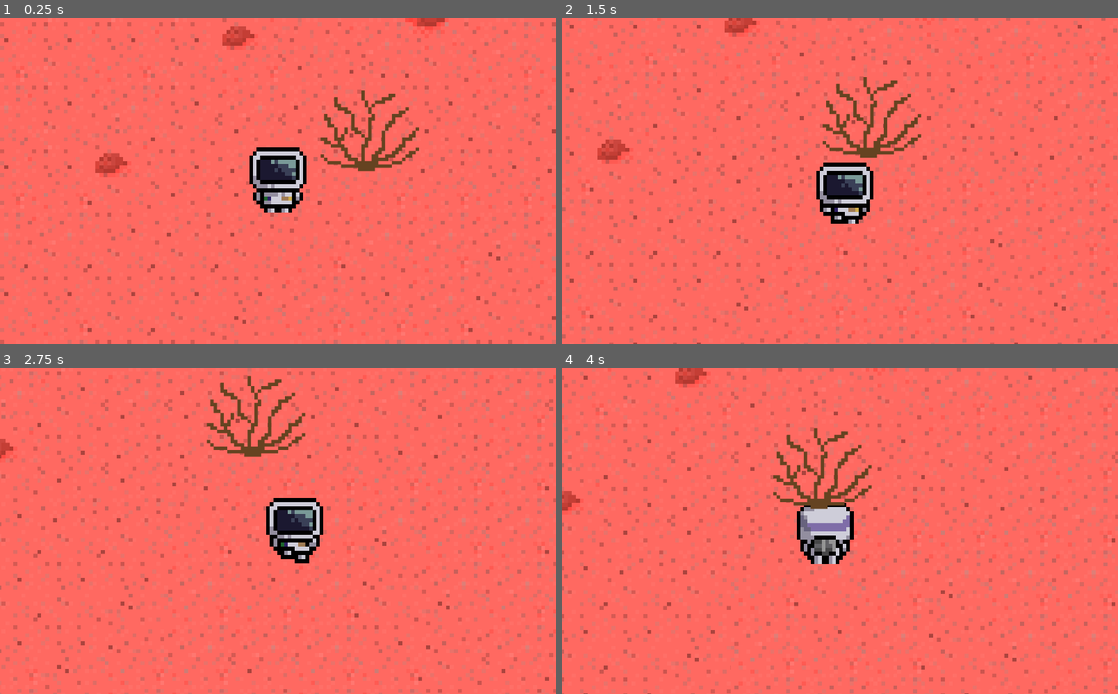
Above: before the commit, frames 1-4 (two rows, left to right).
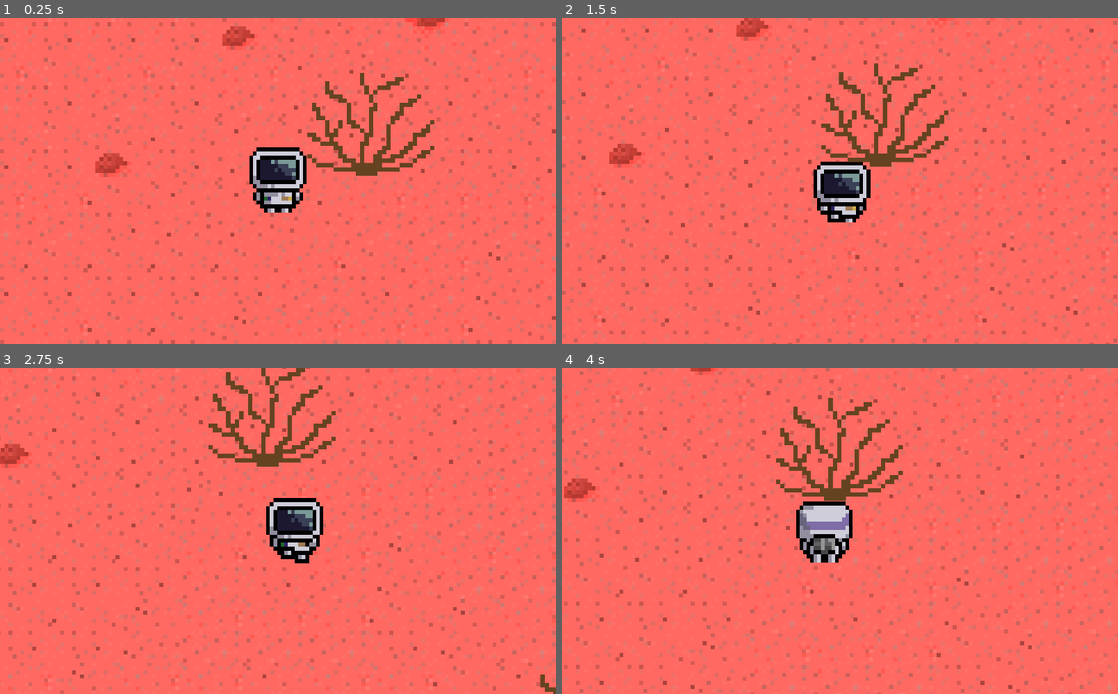
Above: after the commit, the same moments.

Repository: neo238/LeporisB
Game: Godot game, scene res://scenes/levels/Lvl2.tscn
Two runs of this game, one before a commit and one after it. Both use one fixed random seed, a clock stepped at 60 frames per second and the inputs below. This scene is started directly instead of the project's main scene.
Inputs:
- Up to frame 1 (0.25 s): no input
- Up to frame 2 (1.5 s): tap Enter at 0.5 s; hold Right (right) 0.53-1.28 s; hold Shift (shift) 0.53-1.28 s; hold S (down) from 1.28 s (still down); tap Shift (shift) at 1.35 s
- Up to frame 3 (2.75 s): release S (down) at 2.03 s; hold Right (right) from 2.03 s (still down); hold Shift (shift) from 2.03 s (still down)
- Up to frame 4 (4 s): release Right (right) at 2.78 s; release Shift (shift) at 2.78 s; hold Up (up) 2.78-3.53 s; tap Shift (shift) at 2.85 s; hold Left (left) from 3.53 s (still down); hold Shift (shift) from 3.53 s (still down)

The runs differ from the first frame. In frame 1, 2.1% of the frame differs, in the area x 55-79%, y 16-49%; in frame 2, 16%, in the area x 0-100%, y 0-100%; in frame 3, 15%; in frame 4, 16%.

Commit message:
Pre-Alpha 0.0.4 - Teleporters ready and some other tweaks.

Diff:
--- /dev/null
+++ b/Project/scenes/assets/Activate.tscn
@@ -0,0 +1,13 @@
+[gd_scene load_steps=2 format=2]
+
+[sub_resource type="RectangleShape2D" id=1]
+extents = Vector2( 173.696, 192.454 )
+
+[node name="Area2D" type="Area2D"]
+position = Vector2( 683.911, -1521.92 )
+__meta__ = {
+"_edit_group_": true
+}
+
+[node name="CollisionShape2D" type="CollisionShape2D" parent="."]
+shape = SubResource( 1 )
--- a/Project/scenes/assets/Character.tscn
+++ b/Project/scenes/assets/Character.tscn
@@ -23,31 +23,12 @@
 [ext_resource path="res://textures/anim/forwardrun/fr2.png" type="Texture" id=21]
 [ext_resource path="res://audio/sfx/walking_gravel_short.wav" type="AudioStream" id=22]
 
-[sub_resource type="CapsuleShape2D" id=1]
-radius = 116.364
-height = 16.0
-
-[sub_resource type="SpriteFrames" id=2]
+[sub_resource type="SpriteFrames" id=1]
 animations = [ {
 "frames": [ ExtResource( 12 ), ExtResource( 11 ) ],
 "loop": true,
 "name": "idle",
 "speed": 1.0
-}, {
-"frames": [ ExtResource( 5 ), ExtResource( 2 ), ExtResource( 3 ), ExtResource( 4 ) ],
-"loop": true,
-"name": "walk",
-"speed": 6.0
-}, {
-"frames": [ ExtResource( 20 ), ExtResource( 21 ), ExtResource( 18 ), ExtResource( 19 ) ],
-"loop": true,
-"name": "frun",
-"speed": 6.0
-}, {
-"frames": [ ExtResource( 7 ), ExtResource( 6 ), ExtResource( 9 ), ExtResource( 8 ) ],
-"loop": true,
-"name": "forward",
-"speed": 6.0
 }, {
 "frames": [ ExtResource( 14 ), ExtResource( 15 ), ExtResource( 17 ), ExtResource( 16 ) ],
 "loop": true,
@@ -58,9 +39,24 @@
 "loop": true,
 "name": "fidle",
 "speed": 1.0
+}, {
+"frames": [ ExtResource( 7 ), ExtResource( 6 ), ExtResource( 9 ), ExtResource( 8 ) ],
+"loop": true,
+"name": "forward",
+"speed": 6.0
+}, {
+"frames": [ ExtResource( 20 ), ExtResource( 21 ), ExtResource( 18 ), ExtResource( 19 ) ],
+"loop": true,
+"name": "frun",
+"speed": 6.0
+}, {
+"frames": [ ExtResource( 5 ), ExtResource( 2 ), ExtResource( 3 ), ExtResource( 4 ) ],
+"loop": true,
+"name": "walk",
+"speed": 6.0
 } ]
 
-[sub_resource type="Animation" id=4]
+[sub_resource type="Animation" id=2]
 resource_name = "Run"
 length = 0.35
 tracks/0/type = "audio"
@@ -96,18 +92,22 @@
 "times": PoolRealArray( 0 )
 }
 
+[sub_resource type="RectangleShape2D" id=4]
+extents = Vector2( 119.517, 85.9803 )
+
+[sub_resource type="CapsuleShape2D" id=5]
+radius = 124.856
+height = 0.0
+
 [node name="Character" type="Node2D"]
 
 [node name="Player" type="KinematicBody2D" parent="."]
 script = ExtResource( 1 )
 
-[node name="CollisionShape2D" type="CollisionShape2D" parent="Player"]
-shape = SubResource( 1 )
-
 [node name="Sprite" type="AnimatedSprite" parent="Player"]
 position = Vector2( 7.39098e-06, -4.13896 )
 scale = Vector2( 0.566667, 0.649421 )
-frames = SubResource( 2 )
+frames = SubResource( 1 )
 animation = "frun"
 
 [node name="Camera2D" type="Camera2D" parent="Player"]
@@ -126,5 +126,13 @@
 pitch_scale = 1.02
 
 [node name="AnimationPlayer" type="AnimationPlayer" parent="Player"]
-anims/Run = SubResource( 4 )
+anims/Run = SubResource( 2 )
 anims/SFX = SubResource( 3 )
+
+[node name="CollisionShape2D" type="CollisionShape2D" parent="Player"]
+position = Vector2( -2.66968, -36.0407 )
+shape = SubResource( 4 )
+
+[node name="CollisionShape2D2" type="CollisionShape2D" parent="Player"]
+position = Vector2( 1.33484, 29.3665 )
+shape = SubResource( 5 )
--- a/Project/scenes/assets/DeadBush.tscn
+++ b/Project/scenes/assets/DeadBush.tscn
@@ -1,20 +1,27 @@
-[gd_scene load_steps=3 format=2]
+[gd_scene load_steps=4 format=2]
 
 [ext_resource path="res://textures/objects/DeadBush2.png" type="Texture" id=1]
 
 [sub_resource type="CapsuleShape2D" id=1]
-radius = 164.491
+radius = 100.31
 height = 0.0
+
+[sub_resource type="RectangleShape2D" id=2]
+extents = Vector2( 67.5516, 88.097 )
 
 [node name="DeadBush" type="Node2D"]
 position = Vector2( 427.164, -222.655 )
 
 [node name="Bush" type="Sprite" parent="."]
-position = Vector2( 20.836, 30.6548 )
-scale = Vector2( 3.25, 3.21929 )
+position = Vector2( 28.6337, 12.9242 )
+scale = Vector2( 1.10444, 1.081 )
 texture = ExtResource( 1 )
 
 [node name="StaticBody2D" type="StaticBody2D" parent="."]
 
 [node name="CollisionShape2D" type="CollisionShape2D" parent="StaticBody2D"]
 shape = SubResource( 1 )
+
+[node name="CollisionShape2D2" type="CollisionShape2D" parent="StaticBody2D"]
+position = Vector2( -3.77979, 129.772 )
+shape = SubResource( 2 )
--- a/Project/scenes/assets/Teleporter.tscn
+++ b/Project/scenes/assets/Teleporter.tscn
@@ -1,34 +1,24 @@
 [gd_scene load_steps=4 format=2]
 
 [ext_resource path="res://textures/objects/savepoint/save_point_1.png" type="Texture" id=1]
-[ext_resource path="res://scripts/Teleport.gd" type="Script" id=2]
-
-[sub_resource type="CapsuleShape2D" id=1]
-radius = 592.179
-height = 272.744
+[ext_resource path="res://scripts/teleporters/tele1.gd" type="Script" id=2]
+[ext_resource path="res://scenes/assets/Activate.tscn" type="PackedScene" id=3]
 
 [node name="Teleporter" type="Node2D"]
 
 [node name="save_point_1" type="Sprite" parent="."]
-position = Vector2( 2.08221, -1.98935 )
-scale = Vector2( 0.772019, 0.820242 )
+position = Vector2( 5.0885, -5.96046e-08 )
+scale = Vector2( 0.852463, 0.901374 )
 texture = ExtResource( 1 )
 
-[node name="StaticBody2D" type="StaticBody2D" parent="."]
-
-[node name="CollisionShape2D2" type="CollisionShape2D" parent="StaticBody2D"]
-position = Vector2( 0.0769653, 0.127594 )
-rotation = -1.57079
-scale = Vector2( 0.504107, 0.504107 )
-shape = SubResource( 1 )
-
-[node name="Area2D" type="Area2D" parent="."]
+[node name="Area2D2" parent="." instance=ExtResource( 3 )]
+position = Vector2( 0, 0 )
 script = ExtResource( 2 )
 
-[node name="CollisionShape2D" type="CollisionShape2D" parent="Area2D"]
-position = Vector2( 0.0769653, 0.127594 )
-rotation = -1.57079
-scale = Vector2( 0.504107, 0.504107 )
-shape = SubResource( 1 )
-one_way_collision_margin = 128.0
-[connection signal="area_entered" from="Area2D" to="Area2D" method="_on_Area2D_area_entered"]
+[node name="TextureButton" type="TextureButton" parent="."]
+margin_right = 40.0
+margin_bottom = 40.0
+__meta__ = {
+"_edit_use_anchors_": false
+}
+[connection signal="body_entered" from="Area2D2" to="Area2D2" method="_on_Area2D2_body_entered"]
--- /dev/null
+++ b/Project/scenes/assets/Walls.tscn
@@ -0,0 +1,32 @@
+[gd_scene load_steps=2 format=2]
+
+[sub_resource type="RectangleShape2D" id=2]
+extents = Vector2( 3620.61, 24.9678 )
+
+[node name="Walls" type="Node2D"]
+
+[node name="StaticBody2D" type="StaticBody2D" parent="."]
+
+[node name="CollisionShape2D" type="CollisionShape2D" parent="StaticBody2D"]
+position = Vector2( 0, -2064.11 )
+shape = SubResource( 2 )
+
+[node name="StaticBody2D2" type="StaticBody2D" parent="."]
+
+[node name="CollisionShape2D" type="CollisionShape2D" parent="StaticBody2D2"]
+position = Vector2( 0, 2442.31 )
+shape = SubResource( 2 )
+
+[node name="StaticBody2D3" type="StaticBody2D" parent="."]
+rotation = -1.57079
+
+[node name="CollisionShape2D" type="CollisionShape2D" parent="StaticBody2D3"]
+position = Vector2( -0.00610352, -2715.51 )
+shape = SubResource( 2 )
+
+[node name="StaticBody2D4" type="StaticBody2D" parent="."]
+rotation = -1.57079
+
+[node name="CollisionShape2D" type="CollisionShape2D" parent="StaticBody2D4"]
+position = Vector2( 0.00610352, 2730.64 )
+shape = SubResource( 2 )
--- a/Project/scenes/levels/Lvl1.tscn
+++ b/Project/scenes/levels/Lvl1.tscn
@@ -5,6 +5,7 @@
 [ext_resource path="res://scenes/assets/Teleporter.tscn" type="PackedScene" id=3]
 [ext_resource path="res://textures/tilesets/tileset2fixed.png" type="Texture" id=4]
 [ext_resource path="res://scripts/teleporters/tele1.gd" type="Script" id=5]
+[ext_resource path="res://scenes/assets/Walls.tscn" type="PackedScene" id=6]
 
 [sub_resource type="TileSet" id=1]
 0/name = "tileset1.png 0"
@@ -232,9 +233,6 @@
 15/shapes = [  ]
 15/z_index = 0
 
-[sub_resource type="RectangleShape2D" id=2]
-extents = Vector2( 3620.61, 24.9678 )
-
 [node name="Game" type="Node2D"]
 
 [node name="TileMap" type="TileMap" parent="."]
@@ -247,37 +245,11 @@
 
 [node name="Welcome" type="Node2D" parent="YSort"]
 
-[node name="Character" parent="YSort" instance=ExtResource( 1 )]
-position = Vector2( 476.673, 337.888 )
-
-[node name="Walls" type="Node2D" parent="YSort"]
-
-[node name="StaticBody2D" type="StaticBody2D" parent="YSort/Walls"]
-
-[node name="CollisionShape2D" type="CollisionShape2D" parent="YSort/Walls/StaticBody2D"]
-position = Vector2( 0, -2064.11 )
-shape = SubResource( 2 )
-
-[node name="StaticBody2D2" type="StaticBody2D" parent="YSort/Walls"]
-
-[node name="CollisionShape2D" type="CollisionShape2D" parent="YSort/Walls/StaticBody2D2"]
-position = Vector2( 0, 2442.31 )
-shape = SubResource( 2 )
-
-[node name="StaticBody2D3" type="StaticBody2D" parent="YSort/Walls"]
-rotation = -1.57079
-
-[node name="CollisionShape2D" type="CollisionShape2D" parent="YSort/Walls/StaticBody2D3"]
-position = Vector2( -0.00610352, -2715.51 )
-shape = SubResource( 2 )
-
-[node name="StaticBody2D4" type="StaticBody2D" parent="YSort/Walls"]
-rotation = -1.57079
-
-[node name="CollisionShape2D" type="CollisionShape2D" parent="YSort/Walls/StaticBody2D4"]
-position = Vector2( 0.00610352, 2730.64 )
-shape = SubResource( 2 )
-
-[node name="Teleporter" parent="YSort" instance=ExtResource( 3 )]
+[node name="Walls" parent="YSort" instance=ExtResource( 6 )]
+
+[node name="Teleporter" parent="." instance=ExtResource( 3 )]
 position = Vector2( -1535.67, 1163.54 )
 script = ExtResource( 5 )
+
+[node name="Character" parent="." instance=ExtResource( 1 )]
+position = Vector2( 476.673, 337.888 )
--- a/Project/scenes/levels/Lvl2.tscn
+++ b/Project/scenes/levels/Lvl2.tscn
@@ -1,9 +1,10 @@
-[gd_scene load_steps=6 format=2]
+[gd_scene load_steps=7 format=2]
 
 [ext_resource path="res://textures/tilesets/NewRedTileset1.png" type="Texture" id=1]
 [ext_resource path="res://scenes/assets/Character.tscn" type="PackedScene" id=2]
 [ext_resource path="res://textures/tilesets/RedTilesetMushrooms.png" type="Texture" id=3]
 [ext_resource path="res://scenes/assets/DeadBush.tscn" type="PackedScene" id=4]
+[ext_resource path="res://scenes/assets/Walls.tscn" type="PackedScene" id=5]
 
 [sub_resource type="TileSet" id=1]
 0/name = "NewRedTileset1.png 0"
@@ -130,3 +131,15 @@
 [node name="Character" parent="." instance=ExtResource( 2 )]
 
 [node name="DeadBush" parent="." instance=ExtResource( 4 )]
+
+[node name="DeadBush2" parent="." instance=ExtResource( 4 )]
+position = Vector2( -2138.08, -336.948 )
+
+[node name="DeadBush3" parent="." instance=ExtResource( 4 )]
+position = Vector2( -570.646, -1359.48 )
+
+[node name="DeadBush4" parent="." instance=ExtResource( 4 )]
+position = Vector2( 1931.86, 1223.76 )
+
+[node name="Walls" parent="." instance=ExtResource( 5 )]
+position = Vector2( -64.0723, -672.759 )
--- a/Project/scripts/bobbing.gd
+++ b/Project/scripts/bobbing.gd
@@ -1,7 +1,5 @@
 extends StaticBody2D
-
 # Brings title up slowly
-#
 
 # Called when the node enters the scene tree for the first time.
 func _ready():
--- a/Project/scripts/teleporters/tele1.gd
+++ b/Project/scripts/teleporters/tele1.gd
@@ -3,4 +3,9 @@
 
 # Called when the node enters the scene tree for the first time.
 func _ready():
-	pass # Replace with function body.
+	 pass
+
+
+func _on_Area2D2_body_entered(_body):
+	print("Area entered")
+	var _cs = get_tree().change_scene("res://scenes/levels/Lvl2.tscn")
Not shown: 1 places in Project/scenes/assets/Character.tscn that only renumber resources
Binary file changed: Project/textures/objects/DeadBush2.png
